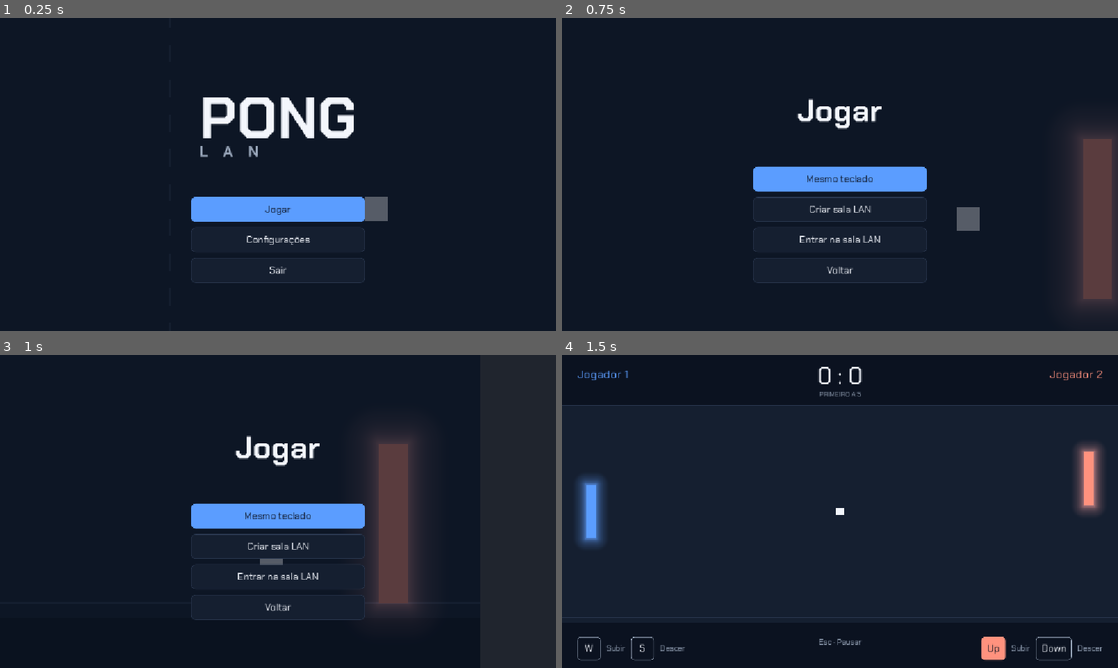
Above: before the commit, frames 1-4 (two rows, left to right).
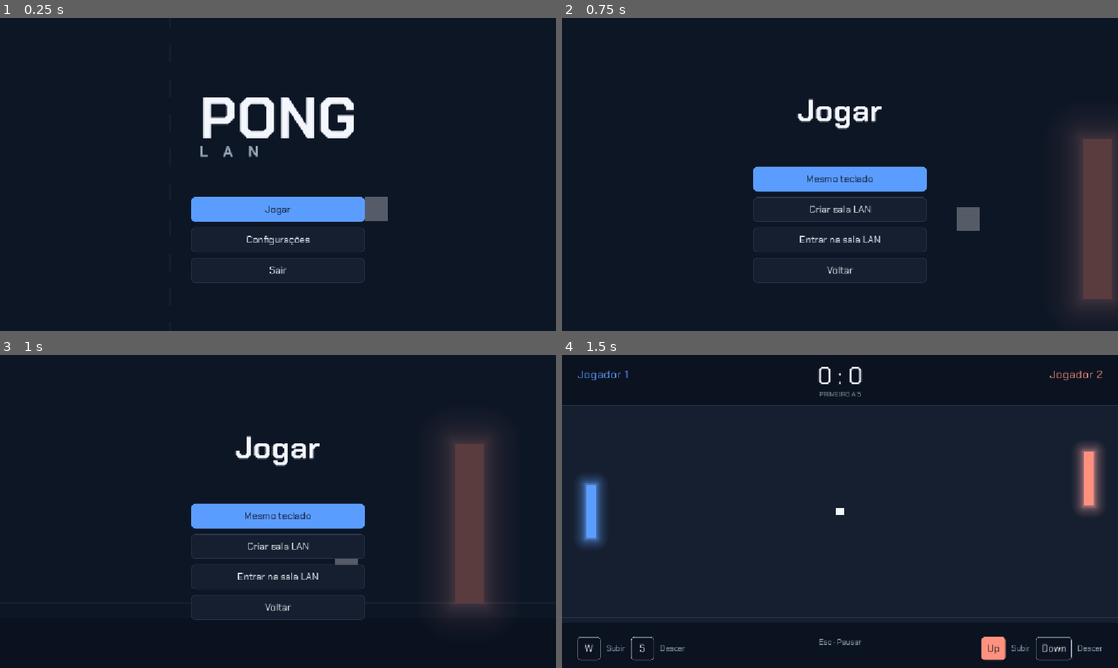
Above: after the commit, the same moments.

Repository: pablo-banker/pong-lan
Game: Godot game, scene res://scenes/menu.tscn
Two runs of this game, one before a commit and one after it. Both use one fixed random seed, a clock stepped at 60 frames per second and the inputs below.
Inputs (mouse positions are in pixels of both pictures, inside the frame that each line leads up to):
- Up to frame 1 (0.25 s): no input
- Up to frame 2 (0.75 s): click "Jogar" at 0.5 s
- Up to frame 3 (1 s): no input
- Up to frame 4 (1.5 s): tap Enter (ui_accept) at 1.25 s; move the mouse to (962, 495) at 1.27 s; hold Up (jogador2_cima) from 1.28 s (still down); tap Keypad Enter at 1.35 s

Frames 1-2 are identical in both runs. In frame 3, 9.4% of the frame differs, in the area x 46-88%, y 24-83%; in frame 4, nothing differs.

Commit message:
update camera

Diff:
--- a/scenes/menu.tscn
+++ b/scenes/menu.tscn
@@ -177,6 +177,10 @@
 [node name="Camera2D" type="Camera2D" parent="Game/Bola" unique_id=1993912816]
 position = Vector2(4, 0)
 zoom = Vector2(3, 3)
+limit_left = 0
+limit_top = 0
+limit_right = 1152
+limit_bottom = 648
 position_smoothing_enabled = true
 position_smoothing_speed = 5.5
 
